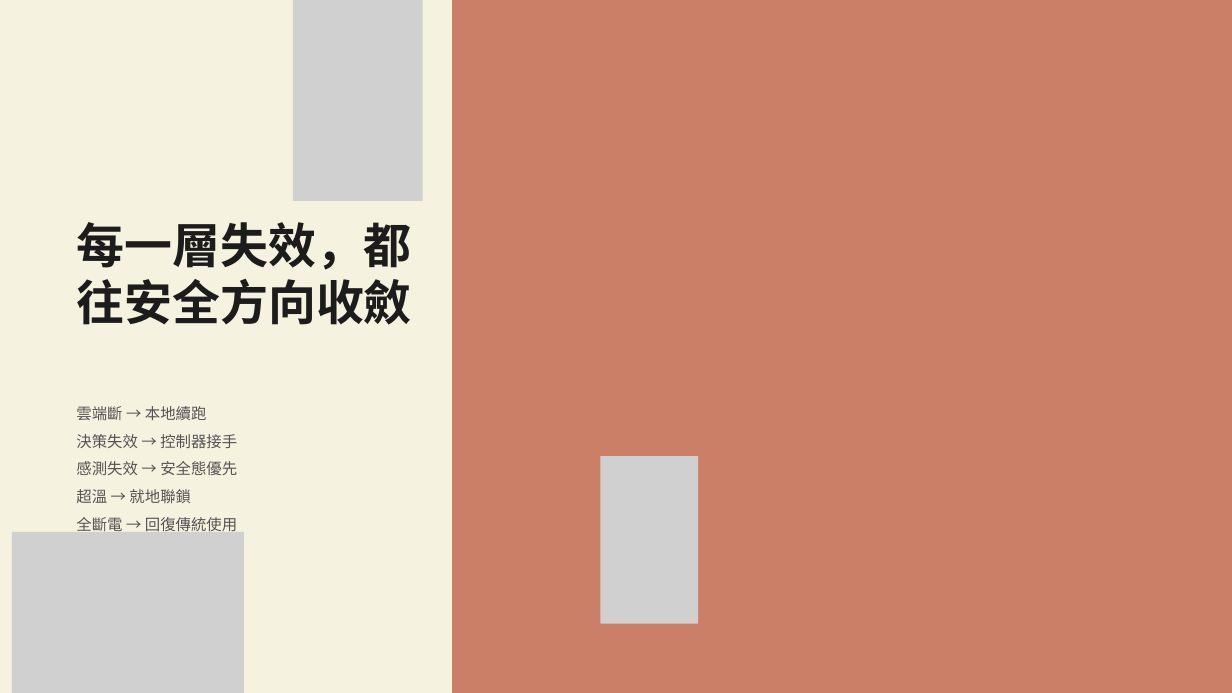
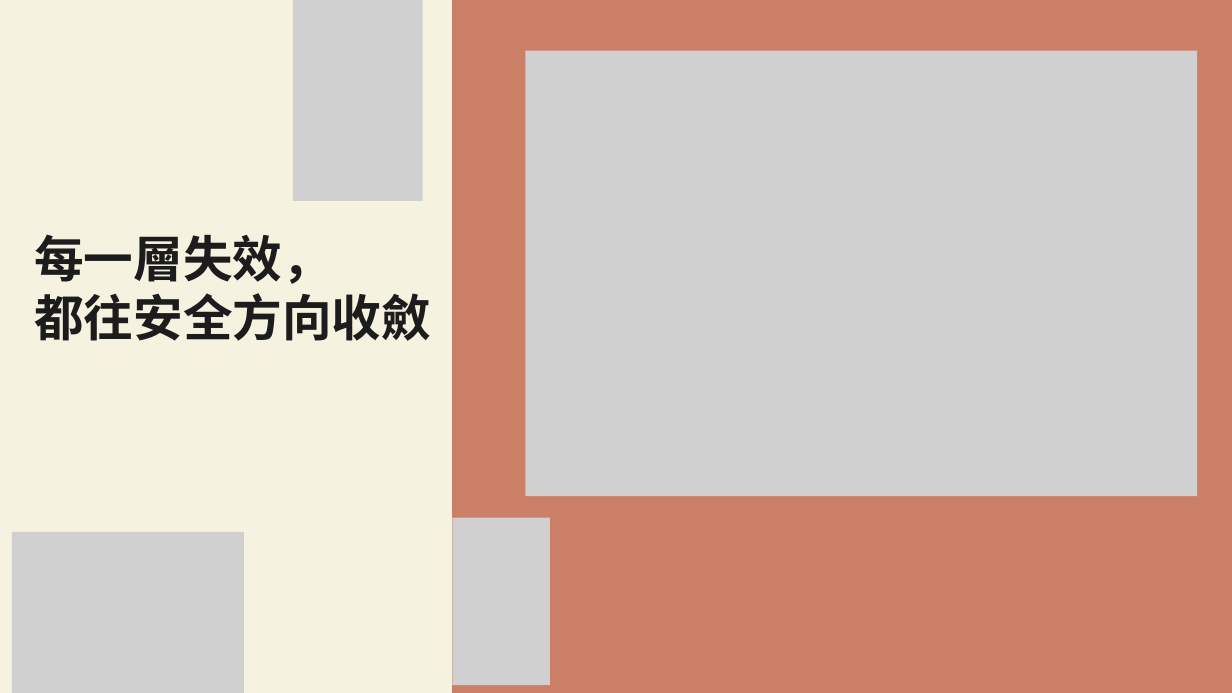
Before and after one commit to feihong9487/WRO2026, a slide deck: slide 8 of 簡報/香爐簡報.pptx. Drawn at 1232x693 pixels with LibreOffice and Linux fonts; fonts in the diff are those of the drawing; grey boxes stand for pictures. Boxes give left, top, right and bottom in pixels: in the first picture for what was removed or moved away, otherwise in the second. Text is boxed around its words. In the diff, an @@ line names an element or a change of style, - is before the commit and + after.

```diff
--- a/簡報/香爐簡報.pptx
+++ b/簡報/香爐簡報.pptx
@@ picture added at <box>525,51,1197,496</box> @@
@@ text at <box>34,234,431,341</box>: text changed; size 56 to 58 pt @@
-每一層失效，都往安全方向收斂
+每一層失效，
+都往安全方向收斂
@@ text removed at <box>76,406,237,531</box> @@
-雲端斷 → 本地續跑
-決策失效 → 控制器接手
-感測失效 → 安全態優先
-超溫 → 就地聯鎖
-全斷電 → 回復傳統使用
@@ picture: place and size @@
-picture at <box>601,456,699,624</box>
+picture at <box>452,517,550,685</box>
```
Also in this commit, not shown: 6 other slides changed, 9 other files.
